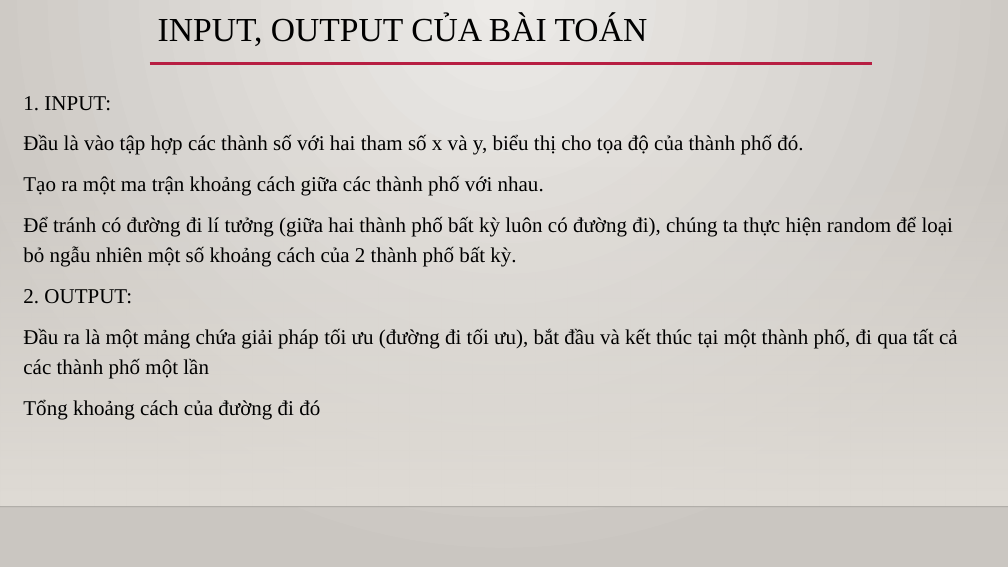
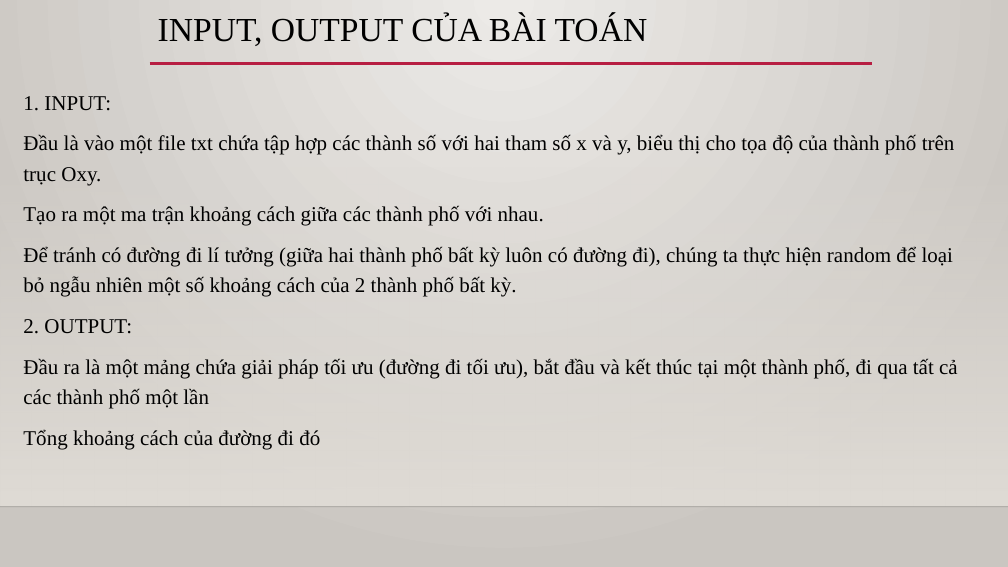
Before and after one commit to maihathm/PTTKGT-midterm, a slide deck: slide 13 of Slide_TT/52000775_52000896_52000092.pptx. Drawn at 1008x567 pixels with LibreOffice and Linux fonts; fonts in the diff are those of the drawing; background and template pictures are left out. Boxes give left, top, right and bottom in pixels: in the first picture for what was removed or moved away, otherwise in the second. Text is boxed around its words. In the diff, an @@ line names an element or a change of style, - is before the commit and + after.

Commit message:
dk

```diff
--- a/Slide_TT/52000775_52000896_52000092.pptx
+++ b/Slide_TT/52000775_52000896_52000092.pptx
@@ text at bbox=[23, 134, 955, 185]: text changed @@
-Đầu là vào tập hợp các thành số với hai tham số x và y, biểu thị cho tọa độ của thành phố đó.
+Đầu là vào một file txt chứa tập hợp các thành số với hai tham số x và y, biểu thị cho tọa độ của thành phố trên trục Oxy.
```
Also in this commit, not shown: 1 other slide changed.
